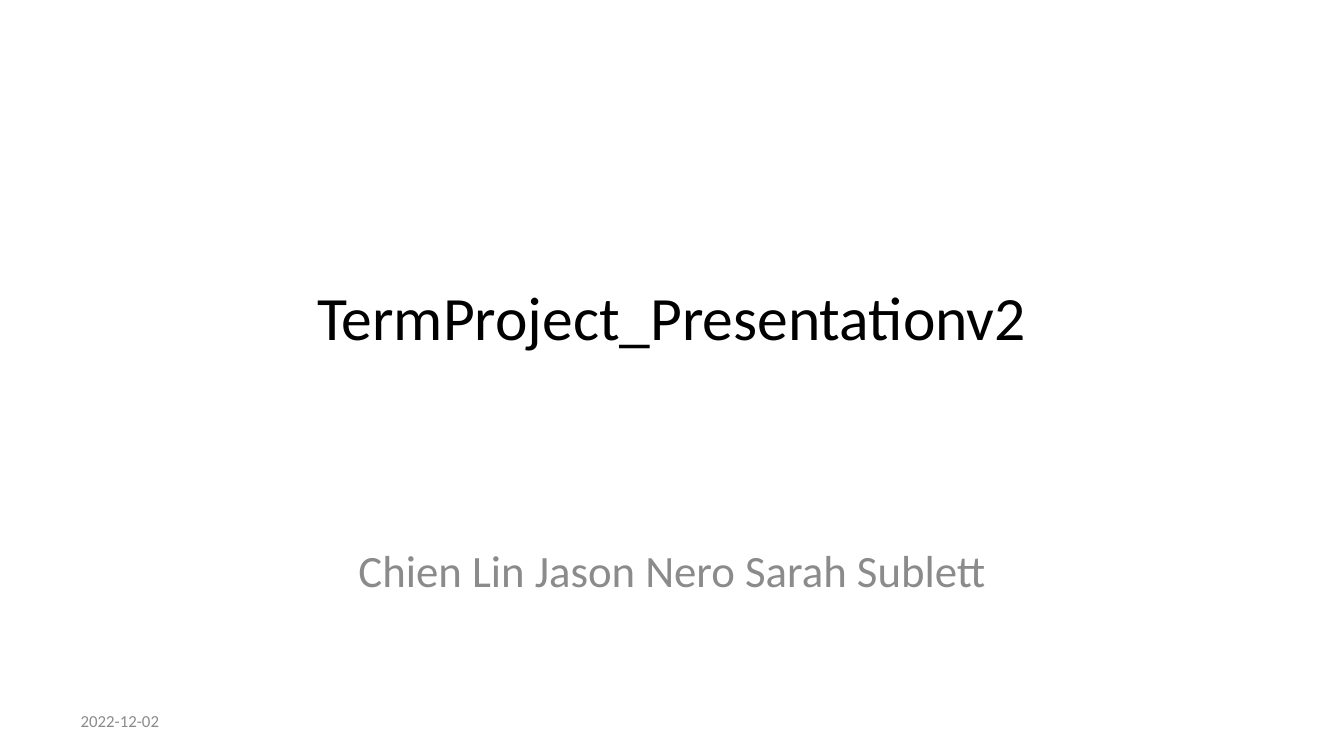
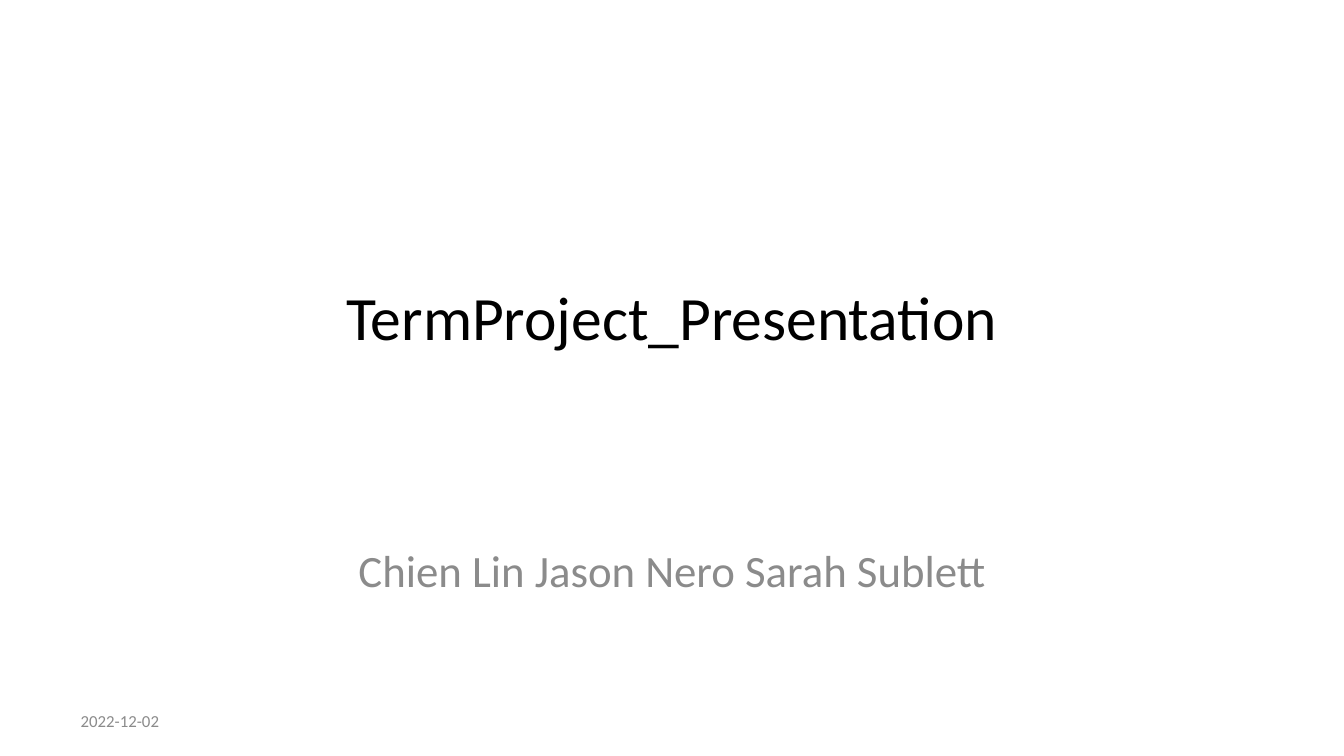
Before and after one commit to jason-nero/project-1, a slide deck: slide 1 of TermProject_Presentationv3.pptx. Drawn at 1344x756 pixels with LibreOffice and Linux fonts; fonts in the diff are those of the drawing. Boxes give left, top, right and bottom in pixels: in the first picture for what was removed or moved away, otherwise in the second. Text is boxed around its words. In the diff, an @@ line names an element or a change of style, - is before the commit and + after.

```diff
--- a/TermProject_Presentationv3.pptx
+++ b/TermProject_Presentationv3.pptx
@@ title at [346, 297, 996, 351]: text changed @@
-TermProject_Presentationv2
+TermProject_Presentation
```
Also in this commit, not shown: 2 other slides changed, 3 slides added, 2 slides removed, 1 other file.
